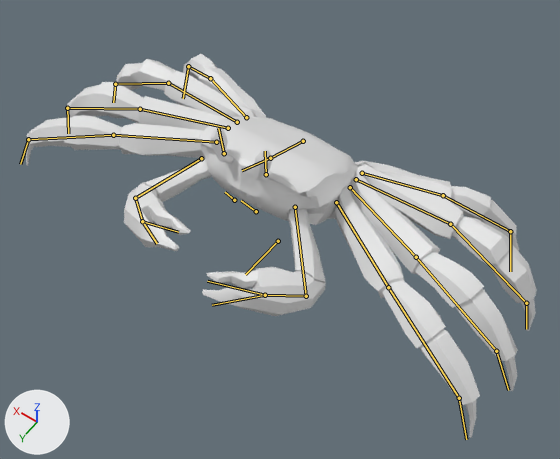
Renders of the Blender file Crab_Asset.blend from each side of a commit.
Camera for both pictures: a 50 mm camera at (-1.2, 1.48, 2.56) aimed at (-0.14, -0.01, 0.23). Arrows for +X, +Y and +Z are at lower left; the lights stay in place. Both versions are drawn at frame 20 of the action 'Walk Right'; the numbers are the values there. The bones that bend it are drawn over the model as lines.

In view in the first picture: 'Crab_LOD0'.
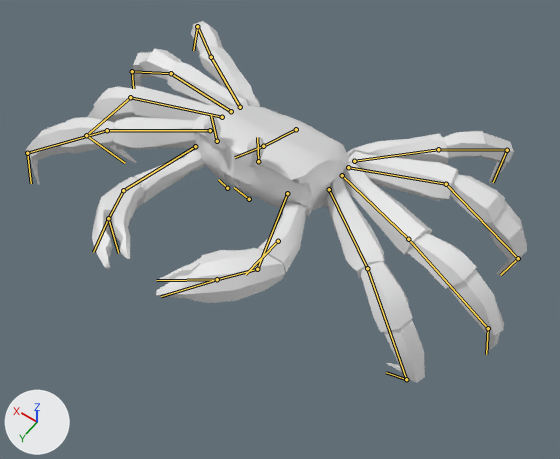
Pixel boxes [x1, y1, x2, y2] of what changed, in the pictures (560 x 459 px):
```json
{"object": "Crab_LOD0", "change": "posed", "before": [26, 54, 537, 438], "after": [26, 21, 527, 383]}
{"bone": "Spine", "before": "(303, 141) to (270, 158)", "after": "(296, 129) to (263, 146)"}
```

Edits to the scene script, one JSON object a line:
```json
{"block": "bone_ctr_pincer_r", "where": "bone_ctr_pincer_r = bpy.data.objects['Skeleton'].pose.bones['CTR.Pincer.R']  # child of 'Root'"}
{"op": "set", "path": "bone_ctr_pincer_r.location", "old": "(-0.001, 0.002, -0.002)", "new": "(0.062, 0.104, 0.053)"}
{"block": "bone_ctr_pincer_l", "where": "bone_ctr_pincer_l = bpy.data.objects['Skeleton'].pose.bones['CTR.Pincer.L']  # child of 'Root'"}
{"op": "set", "path": "bone_ctr_pincer_l.location", "old": "(0.004, 0.001, -0.001)", "new": "(0.139, 0.095, 0.07)"}
{"block": "bone_pincer_pole_l", "where": "bone_pincer_pole_l = bpy.data.objects['Skeleton'].pose.bones['Pincer.Pole.L']  # child of 'CTR.Pincer.L'"}
{"op": "set", "path": "bone_pincer_pole_l.location", "old": "(0.003, -0.003, 0.015)", "new": "(0.123, 0.031, 0.306)"}
{"block": "bone_ik_ctrl_r_leg_1", "where": "bone_ik_ctrl_r_leg_1 = bpy.data.objects['Skeleton'].pose.bones['Ik.Ctrl.R.Leg.1']  # child of 'Root'"}
{"op": "set", "path": "bone_ik_ctrl_r_leg_1.location", "old": "(-0.007, -0.011, -0.008)", "new": "(-0.026, -0.07, -0.077)"}
{"block": "bone_ik_ctrl_r_leg_2", "where": "bone_ik_ctrl_r_leg_2 = bpy.data.objects['Skeleton'].pose.bones['Ik.Ctrl.R.Leg.2']  # child of 'Root'"}
{"op": "set", "path": "bone_ik_ctrl_r_leg_2.location", "old": "(-0.002, -0.029, -0.004)", "new": "(0.045, -0.317, -0.061)"}
{"block": "bone_ik_ctrl_r_leg_3", "where": "bone_ik_ctrl_r_leg_3 = bpy.data.objects['Skeleton'].pose.bones['Ik.Ctrl.R.Leg.3']  # child of 'Root'"}
{"op": "set", "path": "bone_ik_ctrl_r_leg_3.location", "old": "(0.006, -0.005, -0.005)", "new": "(0.159, 0.011, -0.038)"}
{"block": "bone_ik_ctrl_r_leg_4", "where": "bone_ik_ctrl_r_leg_4 = bpy.data.objects['Skeleton'].pose.bones['Ik.Ctrl.R.Leg.4']  # child of 'Root'"}
{"op": "set", "path": "bone_ik_ctrl_r_leg_4.location", "old": "(0.008, -0.009, 0.002)", "new": "(0.188, 0.044, 0.145)"}
{"block": "bone_ik_ctrl_l_leg_1", "where": "bone_ik_ctrl_l_leg_1 = bpy.data.objects['Skeleton'].pose.bones['Ik.Ctrl.L.Leg.1']  # child of 'Root'"}
{"op": "set", "path": "bone_ik_ctrl_l_leg_1.location", "old": "(0.008, -0.033, -0.008)", "new": "(-0.093, -0.393, -0.093)"}
{"block": "bone_ik_ctrl_l_leg_2", "where": "bone_ik_ctrl_l_leg_2 = bpy.data.objects['Skeleton'].pose.bones['Ik.Ctrl.L.Leg.2']  # child of 'Root'"}
{"op": "set", "path": "bone_ik_ctrl_l_leg_2.location", "old": "(0.008, -0.005, -0.008)", "new": "(-0.093, -0.135, -0.033)"}
{"block": "bone_ik_ctrl_l_leg_3", "where": "bone_ik_ctrl_l_leg_3 = bpy.data.objects['Skeleton'].pose.bones['Ik.Ctrl.L.Leg.3']  # child of 'Root'"}
{"op": "set", "path": "bone_ik_ctrl_l_leg_3.location", "old": "(0.008, -0.02, 0.002)", "new": "(-0.093, -0.198, 0.082)"}
{"block": "bone_ik_ctrl_l_leg_4", "where": "bone_ik_ctrl_l_leg_4 = bpy.data.objects['Skeleton'].pose.bones['Ik.Ctrl.L.Leg.4']  # child of 'Root'"}
{"op": "set", "path": "bone_ik_ctrl_l_leg_4.location", "old": "(0.008, -0.003, 0.001)", "new": "(-0.236, -0.244, 0.15)"}
{"block": "bone_spine", "where": "bone_spine = bpy.data.objects['Skeleton'].pose.bones['Spine']  # child of 'Root'"}
{"op": "set", "path": "bone_spine.location", "old": "(0.001, 0.002, 0.005)", "new": "(0.052, -0.019, 0.024)"}
```
